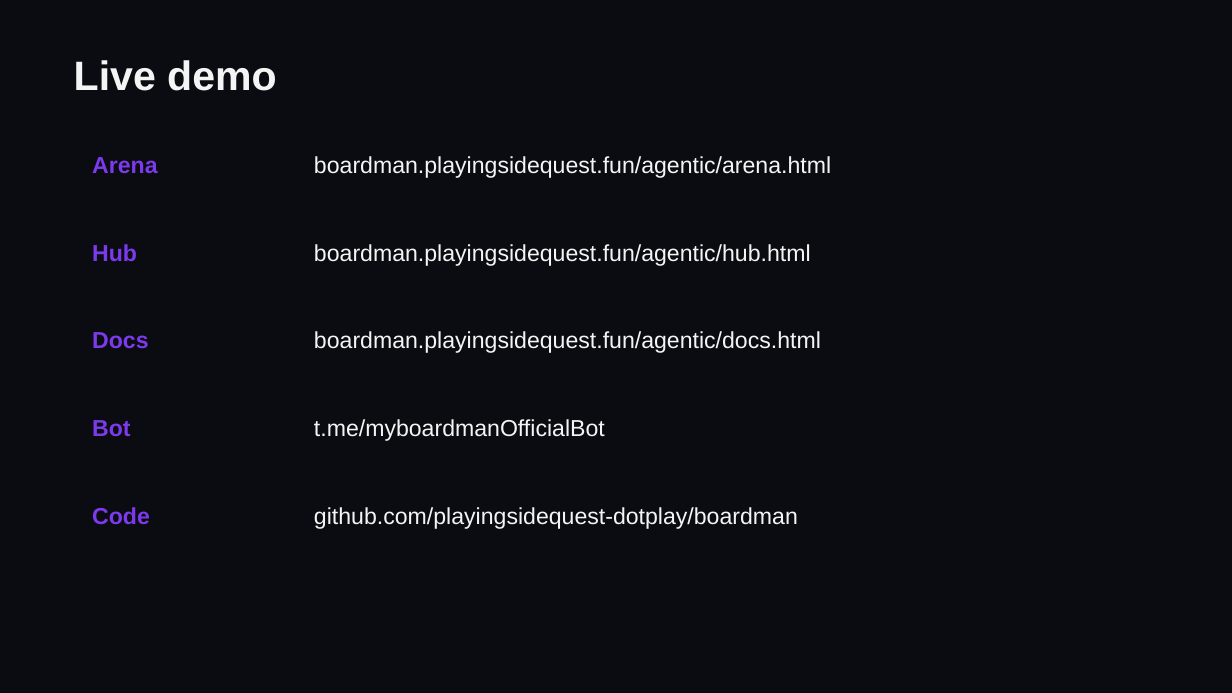
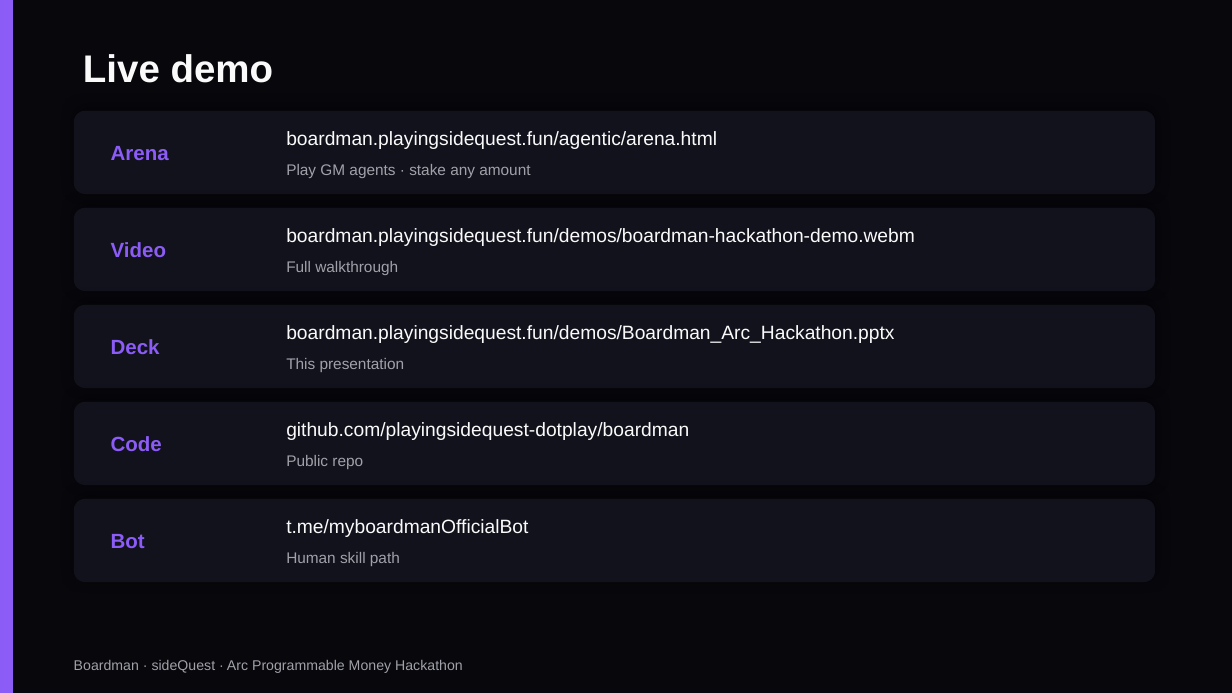
Before and after one commit to 0xkenichi/boardman, a slide deck: slide 6 of demos/Boardman_Arc_Hackathon.pptx. Drawn at 1232x693 pixels with LibreOffice and Linux fonts; fonts in the diff are those of the drawing. Boxes give left, top, right and bottom in pixels: in the first picture for what was removed or moved away, otherwise in the second. Text is boxed around its words. In the diff, an @@ line names an element or a change of style, - is before the commit and + after.

Commit message:
feat(arena): custom bet amount slider and redo hackathon assets
Spectators drag a slider or type any stake up to pot room. Refresh pitch
deck and demo video for Encode submission.

```diff
--- a/demos/Boardman_Arc_Hackathon.pptx
+++ b/demos/Boardman_Arc_Hackathon.pptx
@@ rectangle at box(0, 0, 1232, 693): fill #0B0B12 to #07070C @@
@@ rectangle added at box(0, 0, 13, 693), fill #8B5CF6 @@
@@ text "Live demo": place and size @@
-text "Live demo" at box(74, 60, 276, 91)
+text "Live demo" at box(83, 54, 274, 83)
@@ text "Live demo" at box(83, 54, 274, 83): size 32 to 30 pt, text colour #F4F4F5 to #FAFAFA @@
@@ rounded rectangle added at box(74, 111, 1155, 194), fill #12121C @@
@@ text "Arena": place and size @@
-text "Arena" at box(92, 157, 157, 174)
+text "Arena" at box(111, 146, 169, 160)
@@ text at box(286, 131, 717, 149): text changed; size 18 to 15 pt; text colour #F4F4F5 to #FAFAFA @@
-boardman.playingsidequest.fun/agentic/hub.html
+boardman.playingsidequest.fun/agentic/arena.html
@@ text added at box(286, 164, 530, 178), 12 pt, text #A1A1AA @@
+Play GM agents · stake any amount
@@ rounded rectangle added at box(74, 208, 1155, 291), fill #12121C @@
@@ text at box(286, 228, 915, 246): text changed; size 18 to 15 pt; text colour #F4F4F5 to #FAFAFA @@
-boardman.playingsidequest.fun/agentic/arena.html
+boardman.playingsidequest.fun/demos/boardman-hackathon-demo.webm
@@ text removed at box(92, 244, 137, 262) @@
-Hub
@@ text added at box(111, 242, 166, 257), 16 pt, text #8B5CF6, bold @@
+Video
@@ text added at box(286, 261, 398, 275), 12 pt, text #A1A1AA @@
+Full walkthrough
@@ rounded rectangle added at box(74, 305, 1155, 388), fill #12121C @@
@@ text at box(286, 325, 894, 343): text changed; size 18 to 15 pt; text colour #F4F4F5 to #FAFAFA @@
-boardman.playingsidequest.fun/agentic/docs.html
+boardman.playingsidequest.fun/demos/Boardman_Arc_Hackathon.pptx
@@ text removed at box(92, 332, 148, 349) @@
-Docs
@@ text added at box(111, 339, 160, 354), 16 pt, text #8B5CF6, bold @@
+Deck
@@ text added at box(286, 358, 405, 372), 12 pt, text #A1A1AA @@
+This presentation
@@ rounded rectangle added at box(74, 402, 1155, 485), fill #12121C @@
@@ text "github.com/playingsidequest-dotplay/boardman": place and size @@
-text "github.com/playingsidequest-dotplay/boardman" at box(314, 507, 798, 529)
+text "github.com/playingsidequest-dotplay/boardman" at box(286, 422, 689, 440)
@@ text "github.com/playingsidequest-dotplay/boardman" at box(286, 422, 689, 440): size 18 to 15 pt, text colour #F4F4F5 to #FAFAFA @@
@@ text "Code": place and size @@
-text "Code" at box(92, 507, 150, 525)
+text "Code" at box(111, 436, 162, 451)
@@ text added at box(286, 455, 363, 469), 12 pt, text #A1A1AA @@
+Public repo
@@ rounded rectangle added at box(74, 499, 1155, 582), fill #12121C @@
@@ size 18 to 16 pt, text colour #7C3AED to #8B5CF6 in 3 elements at box(111, 146, 169, 160), box(111, 436, 162, 451), box(111, 534, 145, 548) @@
@@ text "Bot": place and size @@
-text "Bot" at box(92, 420, 130, 437)
+text "Bot" at box(111, 534, 145, 548)
@@ text "t.me/myboardmanOfficialBot" at box(286, 519, 528, 537): size 18 to 15 pt, text colour #F4F4F5 to #FAFAFA @@
@@ text "t.me/myboardmanOfficialBot": place and size @@
-text "t.me/myboardmanOfficialBot" at box(314, 419, 605, 441)
+text "t.me/myboardmanOfficialBot" at box(286, 519, 528, 537)
@@ text added at box(286, 552, 400, 566), 12 pt, text #A1A1AA @@
+Human skill path
@@ text added at box(74, 660, 463, 673), 11 pt, text #A1A1AA @@
+Boardman · sideQuest · Arc Programmable Money Hackathon
```
Also in this commit, not shown: 7 other slides changed, 4 other files.
